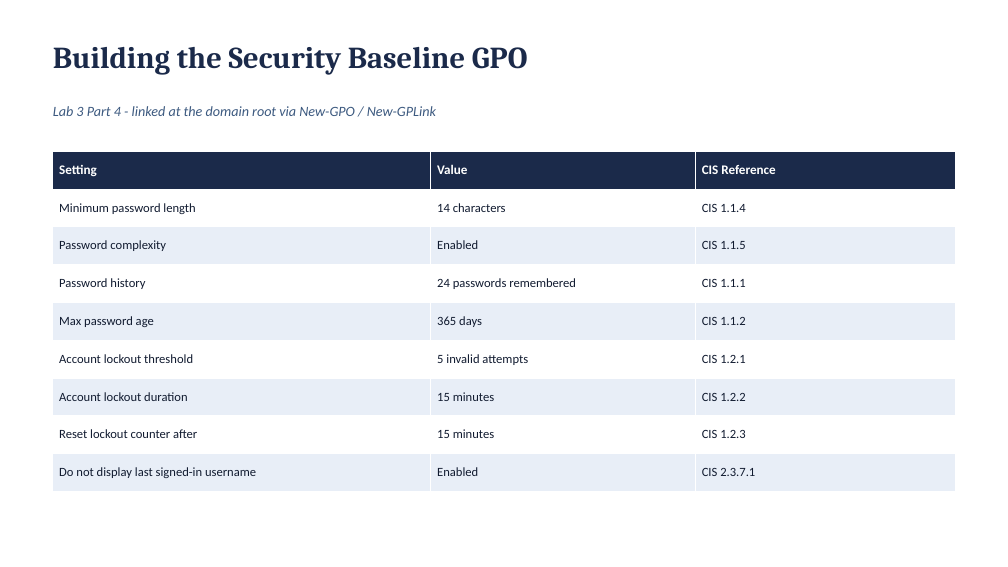
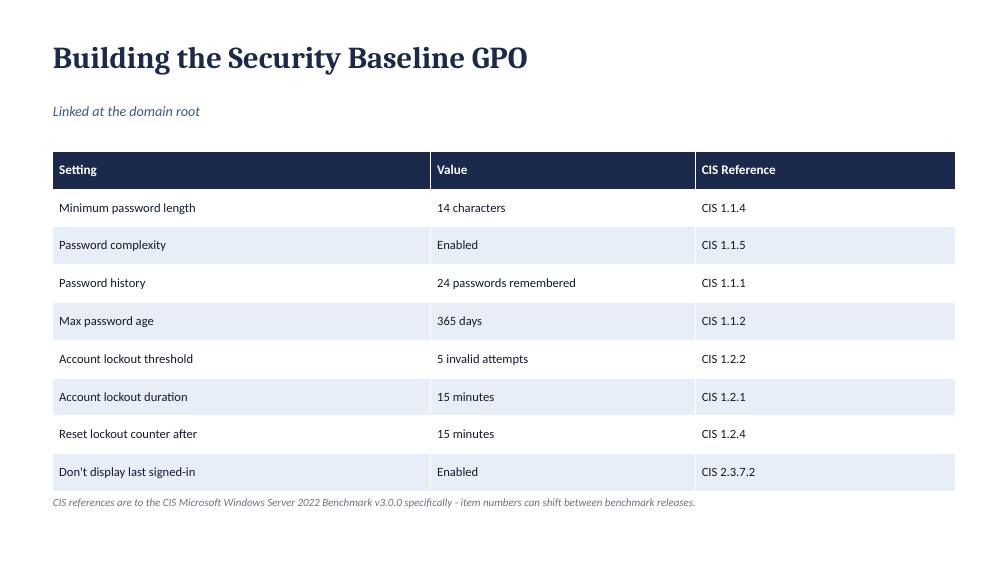
Before and after one commit to BYU-CYBER-444/byu-cyber-444.github.io, a slide deck: slide 29 of lectures/CYBER444_Week03_Windows_Server_Administration.pptx (slide 20 before the commit). Drawn at 1008x567 pixels with LibreOffice and Linux fonts; fonts in the diff are those of the drawing. Boxes give left, top, right and bottom in pixels: in the first picture for what was removed or moved away, otherwise in the second. Text is boxed around its words. In the diff, an @@ line names an element or a change of style, - is before the commit and + after.

```diff
--- a/lectures/CYBER444_Week03_Windows_Server_Administration.pptx
+++ b/lectures/CYBER444_Week03_Windows_Server_Administration.pptx
@@ text at box(53, 106, 200, 116): text changed @@
-Lab 3 Part 4 - linked at the domain root via New-GPO / New-GPLink
+Linked at the domain root
@@ table at box(53, 151, 955, 492) @@
-row 6, column 3: CIS 1.2.1
+row 6, column 3: CIS 1.2.2
-row 7, column 3: CIS 1.2.2
+row 7, column 3: CIS 1.2.1
-row 8, column 3: CIS 1.2.3
+row 8, column 3: CIS 1.2.4
-row 9, column 1: Do not display last signed-in username
+row 9, column 1: Don't display last signed-in
-row 9, column 3: CIS 2.3.7.1
+row 9, column 3: CIS 2.3.7.2
@@ text added at box(53, 498, 696, 508), 10.5 pt, text #6B7480, italic @@
+CIS references are to the CIS Microsoft Windows Server 2022 Benchmark v3.0.0 specifically - item numbers can shift between benchmark releases.
```
Also in this commit, not shown: 14 other slides changed, 15 slides added, 1 slide removed, 2 other files.
